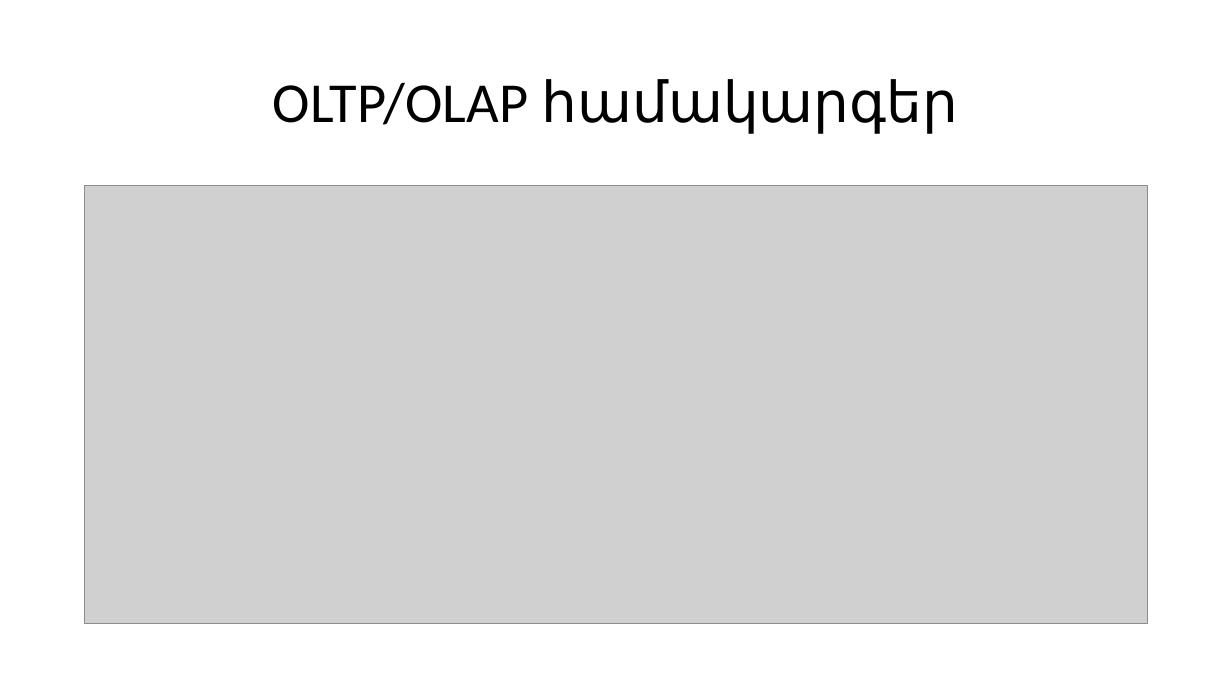
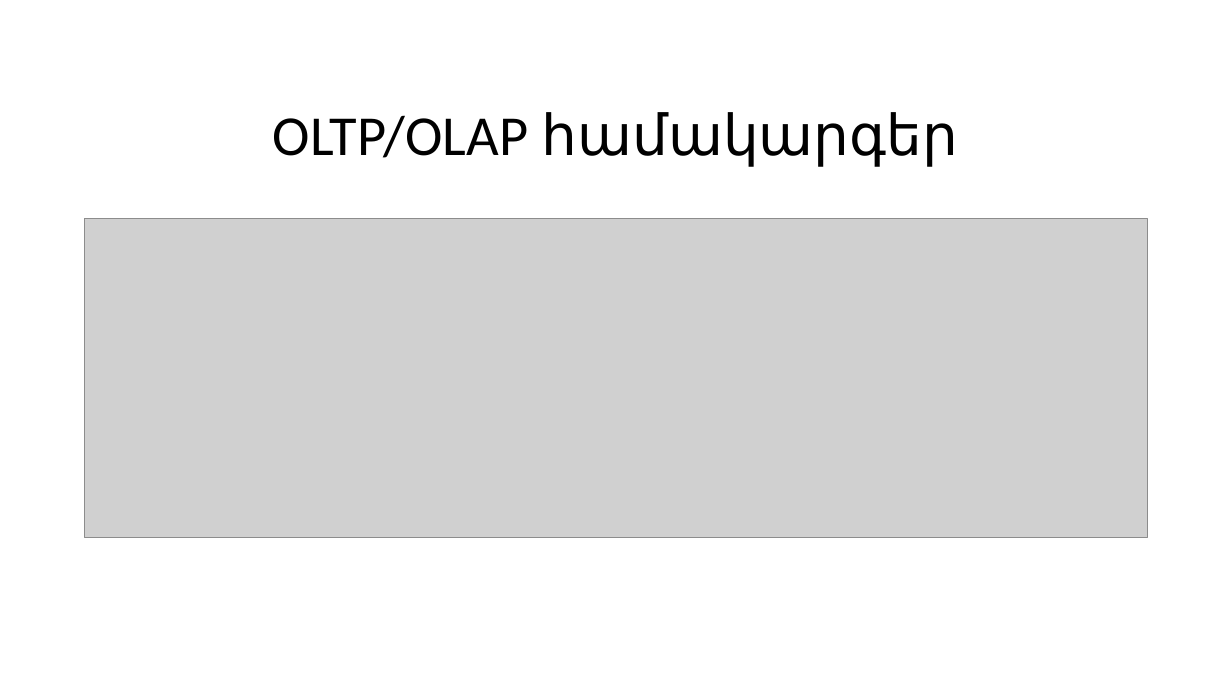
Before and after one commit to HHayk004/Diplomayin, a slide deck: slide 6 of 1 Tokosavorum.pptx. Drawn at 1232x693 pixels with LibreOffice and Linux fonts; fonts in the diff are those of the drawing; grey boxes stand for pictures. Boxes give left, top, right and bottom in pixels: in the first picture for what was removed or moved away, otherwise in the second. Text is boxed around its words. In the diff, an @@ line names an element or a change of style, - is before the commit and + after.

```diff
--- a/1 Tokosavorum.pptx
+++ b/1 Tokosavorum.pptx
@@ title "OLTP/OLAP համակարգեր" moved from (x1=273, y1=79, x2=958, y2=134) to (x1=273, y1=112, x2=958, y2=167) @@
@@ picture resized from (x1=85, y1=186, x2=1148, y2=624) to (x1=85, y1=219, x2=1148, y2=538) @@
```
Also in this commit, not shown: 3 other slides changed, 1 slide added, 1 slide removed, 1 other file.
